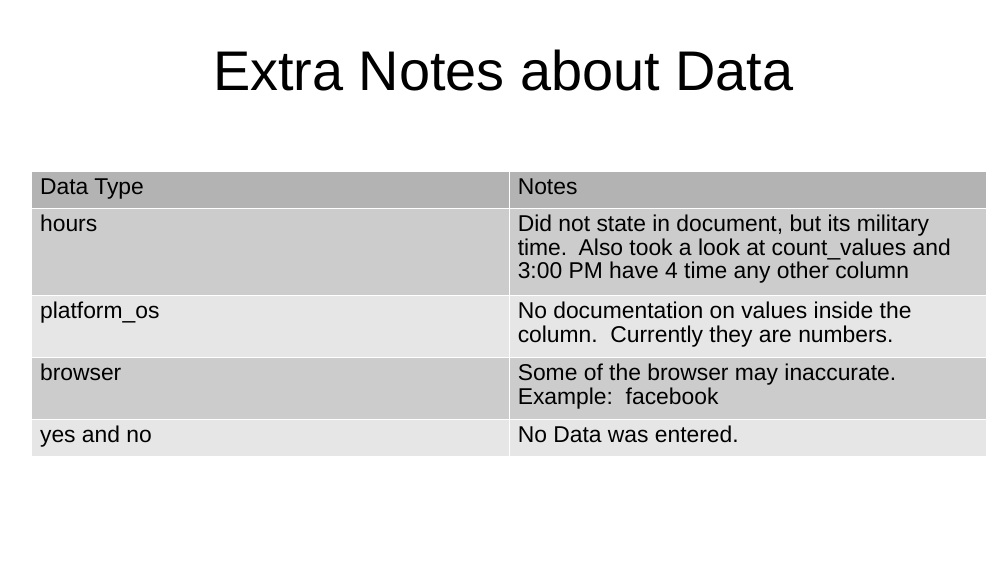
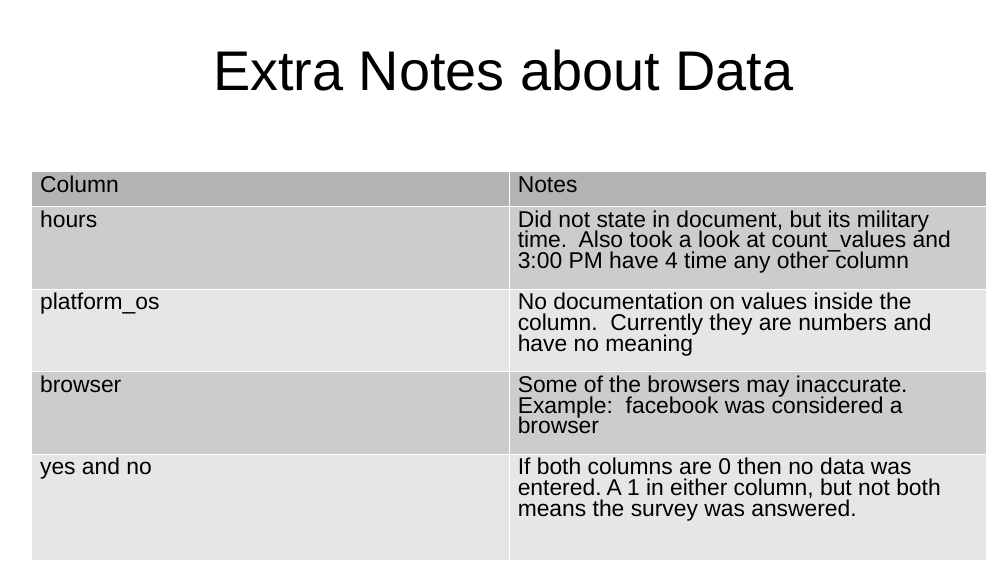
Before and after one commit to CharlesStockman/dataScience, a slide deck: slide 3 of magnimindAcademy/capstone/slide_deck.ppt. Drawn at 1008x567 pixels with LibreOffice and Linux fonts; fonts in the diff are those of the drawing. Boxes give left, top, right and bottom in pixels: in the first picture for what was removed or moved away, otherwise in the second. Text is boxed around its words. In the diff, an @@ line names an element or a change of style, - is before the commit and + after.

```diff
--- a/magnimindAcademy/capstone/slide_deck.ppt
+++ b/magnimindAcademy/capstone/slide_deck.ppt
@@ table at box(31, 171, 986, 560) @@
-row 1, column 1: Data Type
+row 1, column 1: Column
-row 3, column 2: No documentation on values inside the column. Currently they are numbers.
+row 3, column 2: No documentation on values inside the column. Currently they are numbers and / have no meaning
-row 4, column 2: Some of the browser may inaccurate. Example: facebook
+row 4, column 2: Some of the browsers may inaccurate. Example: facebook was considered a browser
-row 5, column 2: No Data was entered.
+row 5, column 2: If both columns are 0 then no data was entered. A 1 in either column, but not both means the survey was answered.
@@ line spacing 0.93 to 0.81 @@
```
Also in this commit, not shown: 2 other slides changed, 2 slides added, 1 slide removed, 1 other file.
